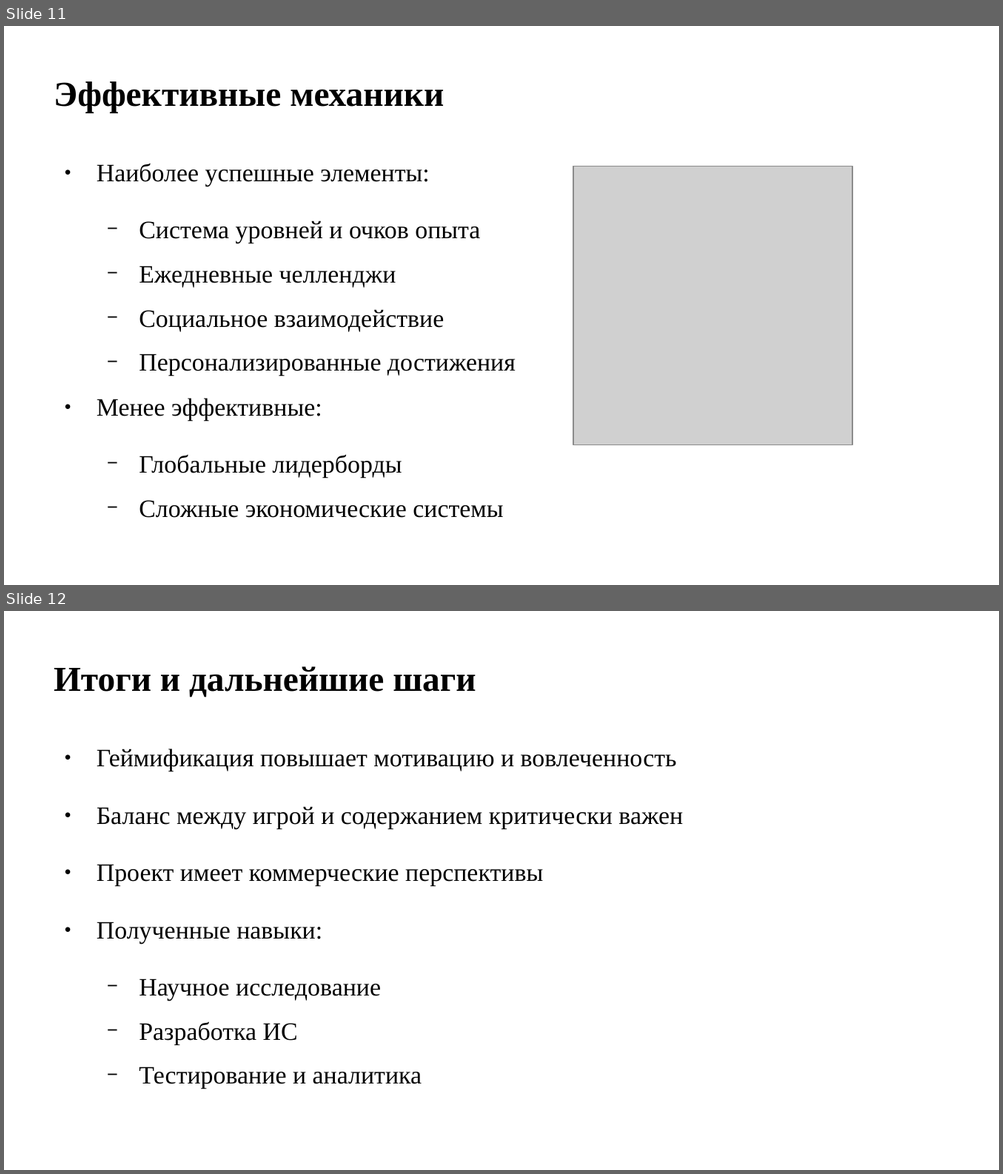
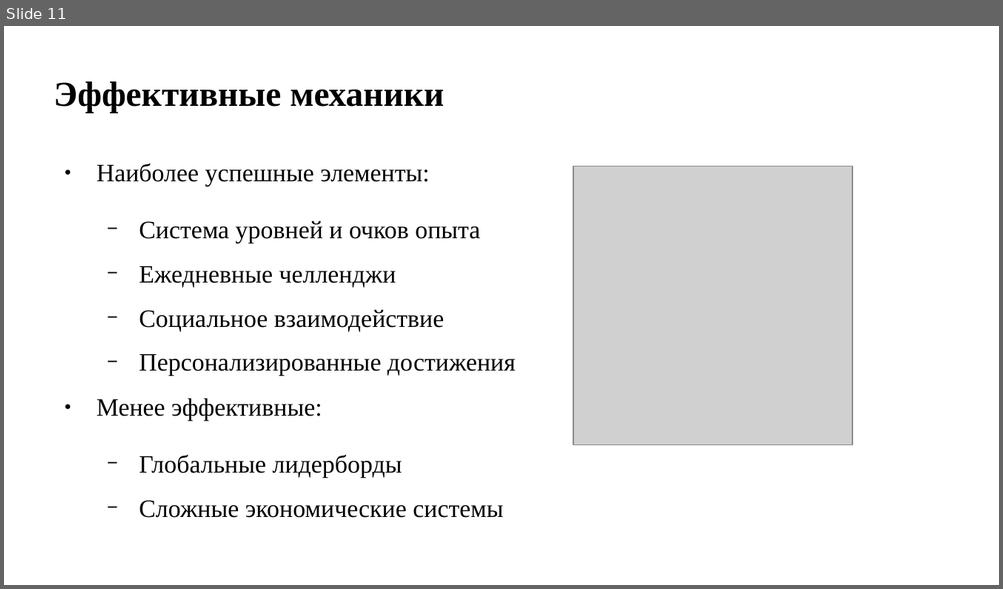
Before and after one commit to pagamov/pagamov_bot, a slide deck: docs/1 практика/Гамов_Презентация Отчет НИР_26.pptx. Shown one above the other, each under a label of ours: slides 11 and 12 before the commit, slide 11 after it. The pictures are 1003x1174 and 1003x589 pixels, drawn with LibreOffice and Linux fonts; fonts in the diff are those of the drawing; grey boxes stand for pictures. Boxes give left, top, right and bottom in pixels: in the first picture for what was removed or moved away, otherwise in the second. Text is boxed around its words. In the diff, an @@ line names an element or a change of style, - is before the commit and + after.

```diff
--- a/docs/1 практика/Гамов_Презентация Отчет НИР_26.pptx
+++ b/docs/1 практика/Гамов_Презентация Отчет НИР_26.pptx
@@ slide 12 removed at (4, 611, 999, 1170), background #FFFFFF @@
@@ title removed at (54, 667, 475, 698) @@
-Итоги и дальнейшие шаги
@@ text removed at (96, 749, 683, 1090) @@
-● Геймификация повышает мотивацию и вовлеченность
-● Баланс между игрой и содержанием критически важен
-● Проект имеет коммерческие перспективы
-● Полученные навыки:
-  − Научное исследование
-  − Разработка ИС
-  − Тестирование и аналитика
```
Also in this commit, not shown: 28 other files.
